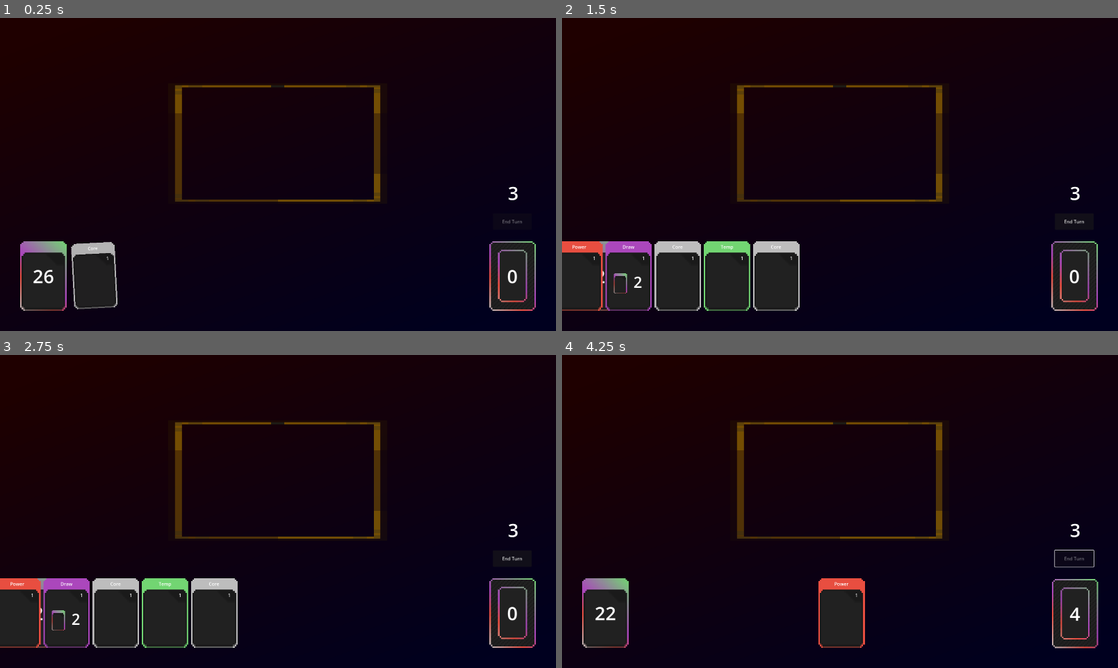
Above: before the commit, frames 1-4 (two rows, left to right).
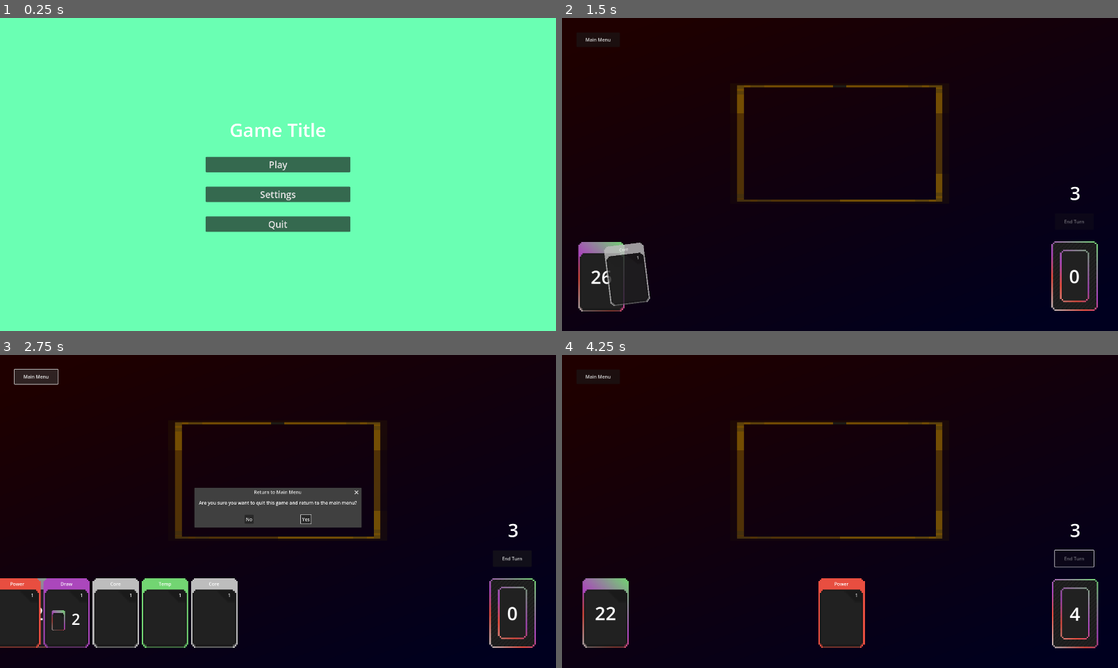
Above: after the commit, the same moments.

Repository: brandon-relentnet/deck-management
Game: Godot game, scene res://scenes/main_menu.tscn
The game is run twice, just before and just after one commit, with the same random seed, the same clock (stepped at 60 frames per second) and the same inputs. Before the commit the project starts from res://deck_system.tscn.
Inputs (mouse positions are in pixels of both pictures, inside the frame that each line leads up to):
- Up to frame 1 (0.25 s): no input
- Up to frame 2 (1.5 s): click (840, 193) at 0.5 s, where only the run after the commit has a clickable "Settings"; click (840, 165) at 1.25 s, where only the run after the commit has a clickable "Play"
- Up to frame 3 (2.75 s): click (38, 376) at 2 s, where only the run after the commit has a clickable "Main Menu"
- Up to frame 4 (4.25 s): click (812, 517) at 2.75 s, where only the run after the commit has a clickable "No"; click "End Turn" at 3.5 s

The runs differ from the first frame. In frame 1, 100% of the frame differs, in the area x 0-100%, y 0-100%; in frame 2, 7.6%; in frame 3, 4.2%; in frame 4, 0.1%.

Commit message:
Created a simple main menu to start the game.

Diff:
--- a/deck_system.tscn
+++ b/deck_system.tscn
@@ -1,5 +1,6 @@
-[gd_scene load_steps=13 format=3 uid="uid://bvm1l0sks3mxk"]
+[gd_scene load_steps=14 format=3 uid="uid://bvm1l0sks3mxk"]
 
+[ext_resource type="Script" uid="uid://drh7l2l42f7je" path="res://scripts/core/deck_system.gd" id="1_4egrv"]
 [ext_resource type="Script" uid="uid://l87bixt6uy5b" path="res://scripts/cards/card_manager.gd" id="1_ivc5l"]
 [ext_resource type="PackedScene" uid="uid://brakl80fqtkxy" path="res://scenes/card_slot.tscn" id="2_4egrv"]
 [ext_resource type="Script" uid="uid://d21fogr4y6d5n" path="res://scripts/containers/player_hand.gd" id="3_lo7sj"]
@@ -22,6 +23,7 @@
 fill_to = Vector2(0.853211, 0.978593)
 
 [node name="DeckSystem" type="Node2D"]
+script = ExtResource("1_4egrv")
 
 [node name="Background" type="Sprite2D" parent="."]
 z_index = -10
--- a/project.godot
+++ b/project.godot
@@ -12,7 +12,7 @@
 
 config/name="CardManagement"
 config/version="0.0.1"
-run/main_scene="uid://bvm1l0sks3mxk"
+run/main_scene="uid://0jw4ncwh5tjs"
 config/features=PackedStringArray("4.4", "Forward Plus")
 config/icon="res://assets/icon.svg"
 
@@ -20,6 +20,7 @@
 
 CardDB="*res://scripts/core/CardDB.gd"
 CardEffects="*res://scripts/core/card_effects.gd"
+GameManager="*res://scripts/utils/game_manager.gd"
 
 [display]
 
--- a/scenes/deck.tscn
+++ b/scenes/deck.tscn
@@ -32,3 +32,4 @@
 text = "0"
 horizontal_alignment = 1
 vertical_alignment = 1
+metadata/_edit_use_anchors_ = true
--- a/scenes/discard.tscn
+++ b/scenes/discard.tscn
@@ -36,3 +36,4 @@
 text = "0"
 horizontal_alignment = 1
 vertical_alignment = 1
+metadata/_edit_use_anchors_ = true
--- /dev/null
+++ b/scenes/main_menu.tscn
@@ -0,0 +1,58 @@
+[gd_scene load_steps=2 format=3 uid="uid://0jw4ncwh5tjs"]
+
+[ext_resource type="Script" uid="uid://benm503y01xp5" path="res://scripts/core/main_menu.gd" id="1_l6cm7"]
+
+[node name="MainMenu" type="CanvasLayer"]
+script = ExtResource("1_l6cm7")
+
+[node name="Background" type="ColorRect" parent="."]
+anchors_preset = 15
+anchor_right = 1.0
+anchor_bottom = 1.0
+grow_horizontal = 2
+grow_vertical = 2
+color = Color(0.415686, 1, 0.701961, 1)
+
+[node name="MarginContainer" type="MarginContainer" parent="."]
+anchors_preset = 15
+anchor_right = 1.0
+anchor_bottom = 1.0
+grow_horizontal = 2
+grow_vertical = 2
+theme_override_constants/margin_left = 20
+theme_override_constants/margin_top = 20
+theme_override_constants/margin_right = 20
+theme_override_constants/margin_bottom = 20
+
+[node name="VBoxContainer" type="VBoxContainer" parent="MarginContainer"]
+custom_minimum_size = Vector2(500, 300)
+layout_mode = 2
+size_flags_horizontal = 4
+size_flags_vertical = 4
+theme_override_constants/separation = 50
+
+[node name="GameTitle" type="RichTextLabel" parent="MarginContainer/VBoxContainer"]
+layout_mode = 2
+theme_override_font_sizes/normal_font_size = 64
+text = "Game Title"
+fit_content = true
+horizontal_alignment = 1
+vertical_alignment = 1
+
+[node name="PlayButton" type="Button" parent="MarginContainer/VBoxContainer"]
+layout_mode = 2
+size_flags_vertical = 4
+theme_override_font_sizes/font_size = 32
+text = "Play"
+
+[node name="OptionsButton" type="Button" parent="MarginContainer/VBoxContainer"]
+layout_mode = 2
+size_flags_vertical = 4
+theme_override_font_sizes/font_size = 32
+text = "Settings"
+
+[node name="QuitButton" type="Button" parent="MarginContainer/VBoxContainer"]
+layout_mode = 2
+size_flags_vertical = 4
+theme_override_font_sizes/font_size = 32
+text = "Quit"
--- a/scripts/containers/discard.gd
+++ b/scripts/containers/discard.gd
@@ -23,6 +23,7 @@
 	if has_node("RichTextLabel"):
 		$RichTextLabel.z_index = 21
 
+	print("discard initialized")
 	# Initialize the discard counter display
 	update_discard_display()
 
--- /dev/null
+++ b/scripts/core/deck_system.gd
@@ -0,0 +1,69 @@
+# Add this script to your Main node in main.tscn
+extends Node2D
+
+func _ready():
+	# Initialize the game
+	setup_game()
+
+	# Add a back button to return to main menu
+	create_back_button()
+
+func setup_game():
+	# Initialize game state based on GameManager settings
+	# For example, you might load a specific deck based on settings
+	print("Starting game at level: ", GameManager.current_level)
+
+	# Optional: Dramatic entrance animation
+	var tween = create_tween()
+	tween.set_ease(Tween.EASE_OUT)
+	tween.set_trans(Tween.TRANS_BACK)
+
+	# Find and animate your game elements
+	var deck = $Deck
+	var discard = $Discard
+	var hand = $PlayerHand
+
+	# Example animation: Cards flying in from off-screen
+	tween.tween_property(deck, "position", deck.position, 0.5).from(Vector2(deck.position.x - 200, deck.position.y))
+	tween.tween_property(discard, "position", discard.position, 0.5).from(Vector2(discard.position.x + 200, discard.position.y))
+
+func create_back_button():
+	# Create a button to return to main menu
+	var back_button = Button.new()
+	back_button.text = "Main Menu"
+	back_button.position = Vector2(50, 50)
+	back_button.size = Vector2(150, 50)
+
+	# Create a canvas layer to ensure the button is visible above the game
+	var canvas = CanvasLayer.new()
+	add_child(canvas)
+	canvas.add_child(back_button)
+
+	# Connect the button's pressed signal
+	back_button.pressed.connect(_on_back_button_pressed)
+
+func _on_back_button_pressed():
+	# Ask for confirmation before quitting
+	var confirm_dialog = ConfirmationDialog.new()
+	confirm_dialog.title = "Return to Main Menu"
+	confirm_dialog.dialog_text = "Are you sure you want to quit this game and return to the main menu?"
+	confirm_dialog.get_ok_button().text = "Yes"
+	confirm_dialog.get_cancel_button().text = "No"
+
+	# Add the dialog to the scene
+	add_child(confirm_dialog)
+
+	# Connect dialog signals
+	confirm_dialog.confirmed.connect(_confirm_return_to_menu)
+
+	# Show the dialog
+	confirm_dialog.popup_centered()
+
+func _confirm_return_to_menu():
+	# Return to main menu
+	get_tree().change_scene_to_file("res://scenes/main_menu.tscn")
+
+# Add this to handle the escape key as well
+func _input(event):
+	if event is InputEventKey and event.pressed and event.keycode == KEY_ESCAPE:
+		_on_back_button_pressed()
--- /dev/null
+++ b/scripts/core/main_menu.gd
@@ -0,0 +1,31 @@
+extends CanvasLayer
+
+func _ready():
+	# Get references to buttons
+	var play_button = $MarginContainer/VBoxContainer/PlayButton
+	var options_button = $MarginContainer/VBoxContainer/OptionsButton
+	var quit_button = $MarginContainer/VBoxContainer/QuitButton
+
+	# Connect button signals
+	play_button.pressed.connect(_on_play_pressed)
+	options_button.pressed.connect(_on_options_pressed)
+	quit_button.pressed.connect(_on_quit_pressed)
+
+	# Optional: Add a subtle animation to the menu
+	var tween = create_tween()
+	tween.set_ease(Tween.EASE_OUT)
+	tween.set_trans(Tween.TRANS_BACK)
+	tween.parallel().tween_property($MarginContainer/VBoxContainer, "modulate:a", 1.0, 0.5).from(0.0)
+
+func _on_play_pressed():
+	# Change to the main game scene
+	get_tree().change_scene_to_file("res://deck_system.tscn")
+
+func _on_options_pressed():
+	# For now, just print a message
+	print("Options menu (not implemented)")
+	# Load an options menu scene here in the future
+
+func _on_quit_pressed():
+	# Quit the game
+	get_tree().quit()
--- a/scripts/ui/card_pile_view.gd
+++ b/scripts/ui/card_pile_view.gd
@@ -64,6 +64,7 @@
 	# Make sure the view is visible
 	pile_view_container.visible = true
 	pile_node.get_node("../CardPileView/" + pile_name + "PileScroll").visible = true
+
 # Close the card pile view
 static func close_pile(pile_node: Node2D, is_draw_pile: bool) -> void:
 	var pile_name = "Draw" if is_draw_pile else "Discard"
--- /dev/null
+++ b/scripts/utils/game_manager.gd
@@ -0,0 +1,53 @@
+extends Node
+
+# Game state variables
+var player_name: String = "Player"
+var difficulty: String = "Normal"
+var current_level: int = 1
+
+# Statistics and progression
+var games_played: int = 0
+var games_won: int = 0
+
+# Called when the singleton is loaded
+func _ready():
+	print("Game Manager initialized")
+
+# Start a new game
+func start_new_game():
+	games_played += 1
+	current_level = 1
+	# Additional game setup logic here
+
+# End current game
+func end_game(victory: bool = false):
+	if victory:
+		games_won += 1
+
+	# Return to main menu
+	get_tree().change_scene_to_file("res://scenes/main_menu.tscn")
+
+# Save game data (simple implementation)
+func save_game():
+	var save_data = {
+		"player_name": player_name,
+		"games_played": games_played,
+		"games_won": games_won
+	}
+
+	var save_file = FileAccess.open("user://save_data.json", FileAccess.WRITE)
+	save_file.store_line(JSON.stringify(save_data))
+
+# Load game data (simple implementation)
+func load_game():
+	if FileAccess.file_exists("user://save_data.json"):
+		var save_file = FileAccess.open("user://save_data.json", FileAccess.READ)
+		var json_string = save_file.get_line()
+		var json = JSON.new()
+		var parse_result = json.parse(json_string)
+
+		if parse_result == OK:
+			var data = json.data
+			player_name = data["player_name"]
+			games_played = data["games_played"]
+			games_won = data["games_won"]
--- a/scripts/utils/utils.gd
+++ b/scripts/utils/utils.gd
@@ -51,7 +51,7 @@
 static func apply_shake_effect(node: Node2D, offset: Vector2 = Vector2(3, 3), duration: float = 0.05) -> void:
 	var tween = node.create_tween()
 	var original_pos = node.position
-
+	print("shake effect : [utils.gd]")
 	# Quick back-and-forth movement
 	tween.tween_property(node, "position", original_pos + offset, duration)
 	tween.tween_property(node, "position", original_pos, duration)
Not shown, added: scripts/core/deck_system.gd.uid
Not shown, added: scripts/core/main_menu.gd.uid
Not shown, added: scripts/utils/game_manager.gd.uid
